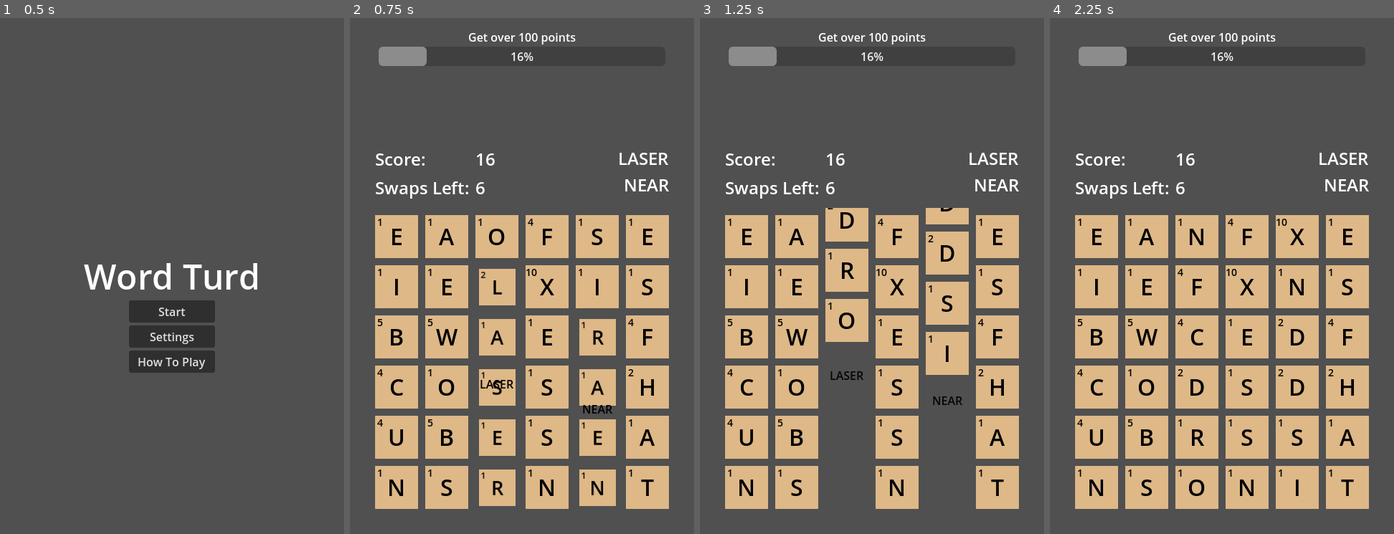
Above: before the commit, frames 1-4 (left to right).
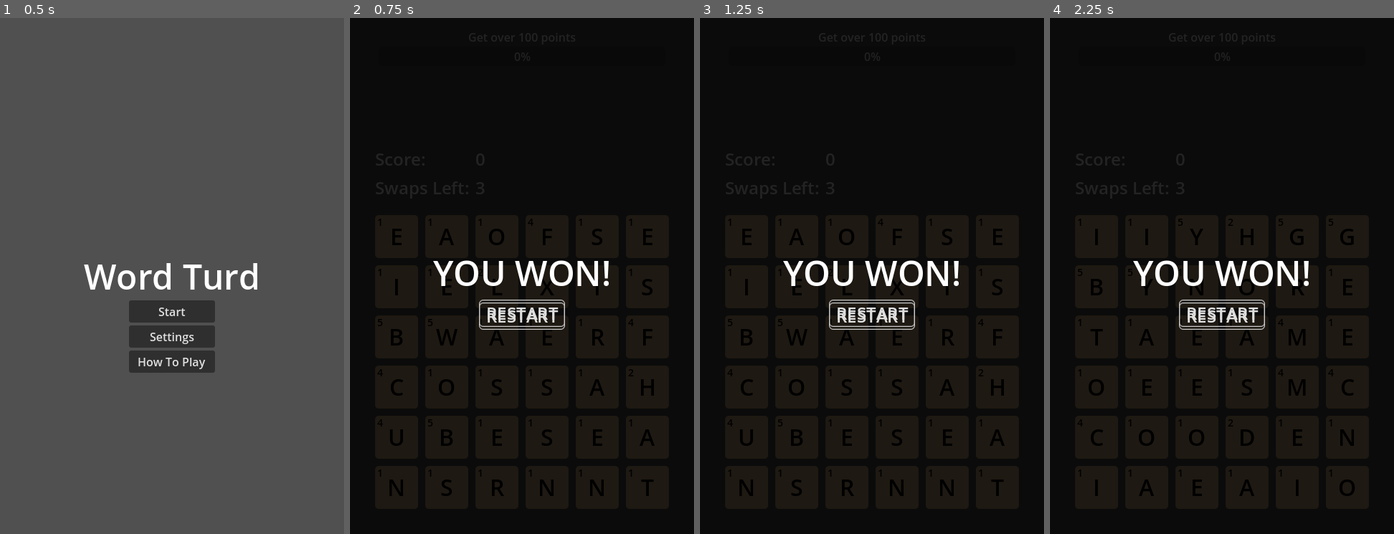
Above: after the commit, the same moments.

Repository: shymmetry/word_game
Game: Godot game, scene res://scenes/menu/menu.tscn
The game is run twice, just before and just after one commit, with the same random seed, the same clock (stepped at 60 frames per second) and the same inputs.
Inputs (mouse positions are in pixels of both pictures, inside the frame that each line leads up to):
- Up to frame 1 (0.5 s): no input
- Up to frame 2 (0.75 s): click "Start" at 0.5 s
- Up to frame 3 (1.25 s): no input
- Up to frame 4 (2.25 s): click (1222, 312) at 1.25 s, where only the run after the commit has a clickable "RESTART"; click (1222, 312) at 2 s, where only the run after the commit has a clickable "RESTART"

Frame 1 is identical in both runs. In frame 2, 98% of the frame differs, in the area x 0-100%, y 0-100%; in frame 3, 99%; in frame 4, 99%.

Commit message:
changed how tile swapping user input works; added drag to select word

Diff:
--- a/const/Signals.gd
+++ b/const/Signals.gd
@@ -3,4 +3,4 @@
 signal ExplodeFinished
 signal DropFinished
 signal StartGame
-signal FindAndRemoveWords
+signal GuessWord
--- /dev/null
+++ b/const/enums.gd
@@ -0,0 +1,8 @@
+extends Node
+
+enum WIN_TYPES {
+	SCORE,
+	WORD_SCORE,
+	WORD_TOPIC,
+	WORD_SIZE,
+}
--- a/const/globals.gd
+++ b/const/globals.gd
@@ -4,7 +4,10 @@
 var tiles = []
 var score = 0
 var swaps = 1
-var idle = false
+var board_changed = false
+var idle = true
+var selected_tile = null
+var dragged_tiles = []
 
 # Session variables
 var current_level = 0
@@ -16,3 +19,61 @@
 # Player variables
 var high_score = 0
 var completed_levels = []
+
+const default_letter_scores = {
+	"E": 1,
+	"T": 1,
+	"A": 1,
+	"O": 1,
+	"I": 1,
+	"N": 1,
+	"S": 1,
+	"R": 1,
+	"H": 2,
+	"D": 2,
+	"L": 2,
+	"U": 4,
+	"C": 4,
+	"M": 4,
+	"F": 4,
+	"Y": 5,
+	"W": 5,
+	"G": 5,
+	"P": 5,
+	"B": 5,
+	"V": 6,
+	"K": 8,
+	"X": 10,
+	"Q": 10,
+	"J": 10,
+	"Z": 10,
+}
+
+const default_letter_freq = {
+	"E": 1202,
+	"T": 910,
+	"A": 812,
+	"O": 768,
+	"I": 731,
+	"N": 695,
+	"S": 628,
+	"R": 602,
+	"H": 592,
+	"D": 432,
+	"L": 398,
+	"U": 288,
+	"C": 271,
+	"M": 261,
+	"F": 230,
+	"Y": 211,
+	"W": 209,
+	"G": 203,
+	"P": 182,
+	"B": 149,
+	"V": 111,
+	"K": 69,
+	"X": 17,
+	"Q": 11,
+	"J": 10,
+	"Z": 7
+}
--- a/const/letters.gd
+++ b/const/letters.gd
@@ -5,76 +5,18 @@
 
 func _init():
 	# Populate letter probability selector
-	for letter in Letters.letter_freq:
-		var freq = Letters.letter_freq[letter]
+	for letter in Globals.level_data.letter_freq:
+		var freq = Globals.level_data.letter_freq[letter]
 		letter_picker_freq_total += freq
 
 func rand_char():
 	var rand_num = randi() % letter_picker_freq_total
 	var sum = 0
 	var selected_letter = "?"
-	for letter in letter_freq:
-		sum += letter_freq[letter]
+	for letter in Globals.level_data.letter_freq:
+		sum += Globals.level_data.letter_freq[letter]
 		if sum >= rand_num:
 			selected_letter = letter
 			break
 
 	return selected_letter
-
-const letter_scores = {
-	"E": 1,
-	"T": 1,
-	"A": 1,
-	"O": 1,
-	"I": 1,
-	"N": 1,
-	"S": 1,
-	"R": 1,
-	"H": 2,
-	"D": 2,
-	"L": 2,
-	"U": 4,
-	"C": 4,
-	"M": 4,
-	"F": 4,
-	"Y": 5,
-	"W": 5,
-	"G": 5,
-	"P": 5,
-	"B": 5,
-	"V": 6,
-	"K": 8,
-	"X": 10,
-	"Q": 10,
-	"J": 10,
-	"Z": 10,
-}
-
-const letter_freq = {
-	"E": 1202,
-	"T": 910,
-	"A": 812,
-	"O": 768,
-	"I": 731,
-	"N": 695,
-	"S": 628,
-	"R": 602,
-	"H": 592,
-	"D": 432,
-	"L": 398,
-	"U": 288,
-	"C": 271,
-	"M": 261,
-	"F": 230,
-	"Y": 211,
-	"W": 209,
-	"G": 203,
-	"P": 182,
-	"B": 149,
-	"V": 111,
-	"K": 69,
-	"X": 17,
-	"Q": 11,
-	"J": 10,
-	"Z": 7
-}
--- a/const/levels/level1.gd
+++ b/const/levels/level1.gd
@@ -1,19 +1,12 @@
 extends Node
 class_name Level1
-
-enum WIN_TYPES {
-	SCORE,
-	WORD_SCORE,
-	WORD_TOPIC,
-	WORD_SIZE,
-}
 
 const rows = 6
 const cols = 6
 const tile_size = 60
 const padding = 10
 
-const win_type = WIN_TYPES.SCORE
+const win_type = E.WIN_TYPES.SCORE
 const win_threshold = 100
 const win_text = "Get over 100 points"
 const starting_swaps = 3
@@ -31,31 +24,5 @@
 	6: 5,
 }
 
-const letter_scores = {
-	"E": 1,
-	"T": 1,
-	"A": 1,
-	"O": 1,
-	"I": 1,
-	"N": 1,
-	"S": 1,
-	"R": 1,
-	"H": 2,
-	"D": 2,
-	"L": 2,
-	"U": 4,
-	"C": 4,
-	"M": 4,
-	"F": 4,
-	"Y": 5,
-	"W": 5,
-	"G": 5,
-	"P": 5,
-	"B": 5,
-	"V": 6,
-	"K": 8,
-	"X": 10,
-	"Q": 10,
-	"J": 10,
-	"Z": 10,
-}
+const letter_scores = Globals.default_letter_scores
+const letter_freq = Globals.default_letter_freq
--- a/project.godot
+++ b/project.godot
@@ -19,6 +19,7 @@
 
 Signals="*res://const/Signals.gd"
 Globals="*res://const/globals.gd"
+E="*res://const/enums.gd"
 
 [display]
 
--- a/scenes/game/ScoreArea.gd
+++ b/scenes/game/ScoreArea.gd
@@ -3,16 +3,6 @@
 const Letters = preload("res://const/letters.gd")
 
 var matched_words = []
-var swap_bonus = {
-	4: 1,
-	5: 2,
-	6: 5,
-}
-var word_length_score_multiplier = {
-	4: 1,
-	5: 2,
-	6: 5,
-}
 
 # Called when the node enters the scene tree for the first time.
 func _process(delta):
@@ -26,12 +16,12 @@
 	# Update score
 	var score_up = 0
 	for char in word:
-		score_up += Letters.letter_scores.get(char)
-	score_up = score_up * word_length_score_multiplier.get(word.length())
+		score_up += Globals.level_data.letter_scores.get(char)
+	score_up = score_up * Globals.level_data.word_length_score_multiplier.get(word.length())
 	Globals.score += score_up
 
 	# Update swap count
-	var bonus = swap_bonus.get(word.length())
+	var bonus = Globals.level_data.swap_bonus.get(word.length())
 	assert(bonus)
 	Globals.swaps += bonus
 
--- a/scenes/game/TileGrid.gd
+++ b/scenes/game/TileGrid.gd
@@ -5,9 +5,9 @@
 const EnglishDict = preload("res://scripts/dict.gd")
 const Letters = preload("res://const/letters.gd")
 
-var letters = Letters.new()
-var words = EnglishDict.new().words
-var exploding_points = {}
+var letters = null
+var words = null
+var exploding_tiles = {}
 var exploding_tiles_done = 0
 var dropping_tiles_done = 0
 
@@ -18,13 +18,31 @@
 	Globals.swaps = Globals.level_data.starting_swaps
 	Globals.score = 0
 
+	letters = Letters.new()
+	words = EnglishDict.new().words
+
 func _ready():
 	init_tiles()
-	find_and_remove_words()
 	Signals.connect('ExplodeFinished', explode_finished)
 	Signals.connect('DropFinished', drop_finished)
 	Signals.connect('StartGame', reset)
-	Signals.connect('FindAndRemoveWords', find_and_remove_words)
+	Signals.connect('GuessWord', guess_word)
+
+func _process(delta):
+	# Perform any necessary checks when the state of the board changes
+	if Globals.board_changed:
+		if has_won():
+			$"../../WinScreenCL/WinScreen".show()
+		elif Globals.swaps <= 0 and get_all_words().size() == 0:
+			$"../../GameOverCL/GameOver/VBoxContainer/Score".text = "Score: %s" % Globals.score
+			$"../../GameOverCL/GameOver".show()
+		Globals.board_changed = false
+
+func has_won():
+	match Globals.level_data.win_type:
+		E.WIN_TYPES.SCORE:
+			return Globals.score >= Globals.level_data.win_threshold
+	return false
 
 func init_tiles():
 	Globals.tiles = []
@@ -41,69 +59,74 @@
 	$"../../GameOverCL/GameOver".hide()
 	get_tree().reload_current_scene()
 
+func guess_word():
+	var word1 = ""; var word2 = ""
+	for tile in Globals.dragged_tiles:
+		var letter = tile.get_node("Letter").text
+		word1 = word1 + letter
+		word2 = letter + word2
+
+	if is_word(word1):
+		remove_words([{"str": word1, "tiles": Globals.dragged_tiles}])
+	elif is_word(word2):
+		remove_words([{"str": word2, "tiles": Globals.dragged_tiles}])
+
 func find_and_remove_words():
 	Globals.idle = false
-	var found_words = get_all_words()
-	exploding_points = {}
-	for word in found_words:
+	remove_words(get_all_words())
+
+func remove_words(words_to_remove):
+	exploding_tiles = {}
+	for word in words_to_remove:
 		$"../../ScoreArea".score_word(word.str)
 
 		var new_word_pop = word_pop.instantiate()
 		new_word_pop.update_word(word.str)
 		# Need to add the parents position since the CanvasLayer of the
 		# word_pop doesn't have (0,0) as it's parents position
-		var center = center_of_points(word.points)
+		var center = center_of_points(word.tiles)
 		var parent_pos = get_parent().position
 		new_word_pop.set_position(center + parent_pos)
 
 		add_child(new_word_pop)
 
-		for point in word.points:
-			exploding_points[point] = null
-
-	if exploding_points.size() > 0:
-		# Remove all the points that were matched
-		for point in exploding_points:
-			var tile = Globals.tiles[point.x][point.y]
-			tile.explode()
-			exploding_tiles_done += 1
-			Globals.tiles[point.x][point.y] = null
-	else:
-		# The effective end of the word checking loop.
-		if Globals.swaps <= 0:
-			$"../../GameOverCL/GameOver/VBoxContainer/Score".text = "Score: %s" % Globals.score
-			$"../../GameOverCL/GameOver".show()
-		Globals.idle = true
-
-func center_of_points(points):
-	var point1 = points[0]
-	var point2 = points[points.size()-1]
+		for tile in word.tiles:
+			exploding_tiles[tile] = null
+
+	# Remove all the points that were matched
+	for tile in exploding_tiles:
+		tile.explode()
+		exploding_tiles_done += 1
+
+func center_of_points(tiles):
+	var tile1 = tiles[0]
+	var tile2 = tiles[tiles.size()-1]
 	# Get the average of the first and last nodes to get the middle. Add
 	# 1 to center the point.
 	# Subtract half of size from the end to center
 	# Add half of padding to account for sides of tile grid
-	var x = (abs(point1.x+point2.x+1)/2.0)*(Globals.level_data.tile_size+Globals.level_data.padding)-40+Globals.level_data.padding/2
-	var y = (abs(point1.y+point2.y+1)/2.0)*(Globals.level_data.tile_size+Globals.level_data.padding)-20+Globals.level_data.padding/2
+	var x = (abs(tile1.col+tile2.col+1)/2.0)*(Globals.level_data.tile_size+Globals.level_data.padding)-40+Globals.level_data.padding/2
+	var y = (abs(tile1.row+tile2.row+1)/2.0)*(Globals.level_data.tile_size+Globals.level_data.padding)-20+Globals.level_data.padding/2
 	return Vector2(x, y)
 
 func explode_finished():
 	exploding_tiles_done -= 1
 	if exploding_tiles_done == 0:
 		# Remove exploded tiles
-		for removed_point in exploding_points:
-			Globals.tiles[removed_point.x][removed_point.y] == null
+		for removed_tile in exploding_tiles:
+			Globals.tiles[removed_tile.col][removed_tile.row] == null
 
 		# Add tiles to top
-		var new_tiles = populate_tiles(exploding_points)
-
-		drop_tiles(exploding_points, new_tiles)
-
-func populate_tiles(removed_points: Dictionary):
+		var new_tiles = populate_tiles(exploding_tiles)
+
+		drop_tiles(exploding_tiles, new_tiles)
+
+func populate_tiles(removed_tiles):
 	# Adds new tiles for each given removed point. The created tiles are placed
 	# in new negative y rows.
 	var col_totals = []; col_totals.resize(Globals.level_data.cols); col_totals.fill(0)
-	for removed_point in removed_points:
-		col_totals[removed_point.x] += 1
+	for removed_tile in removed_tiles:
+		col_totals[removed_tile.col] += 1
 
 	var new_tiles = []
 	for col in Globals.level_data.cols:
@@ -116,7 +139,7 @@
 
 	return new_tiles
 
-func drop_tiles(removed_points: Dictionary, new_tiles: Array):
+func drop_tiles(removed_tiles: Dictionary, new_tiles: Array):
 	# 2D array of the number of spaces each tile needs to drop
 	var drops = []
 	for i in range(0, Globals.level_data.cols):
@@ -124,10 +147,10 @@
 		drops.append(col)
 
 	# Calculate the number of spaces each tile must fall.
-	for removed_point in removed_points:
+	for removed_tile in removed_tiles:
 		# Drop every space above a removed point
-		for y in range(0, removed_point.y):
-			drops[removed_point.x][y] = drops[removed_point.x][y] + 1
+		for y in range(0, removed_tile.row):
+			drops[removed_tile.col][y] = drops[removed_tile.col][y] + 1
 
 	# Drop the tiles
 	dropping_tiles_done = 0
@@ -157,8 +180,8 @@
 func drop_finished():
 	dropping_tiles_done -= 1
 	if dropping_tiles_done == 0:
-		# Loop word removal
-		find_and_remove_words()
+		# Allow for actions
+		Globals.idle = true
 
 func get_all_words():
 	# Gets all the words on the board starting from any letter
@@ -174,7 +197,7 @@
 	# Gets the longest word starting at a given point and going in a given
 	# direction. If no word is found null is returned.
 	var str = ""
-	var points = []
+	var word_tiles = []
 	var xrange
 	var yrange
 	match xdif:
@@ -193,8 +216,8 @@
 	if !longest_str: return null
 
 	for i in range(0, longest_str.length()):
-		points.append({"x": x+(i*xdif), "y": y+(i*ydif)})
-	return {"str": longest_str, "points": points}
+		word_tiles.append(Globals.tiles[x+(i*xdif)][y+(i*ydif)])
+	return {"str": longest_str, "tiles": word_tiles}
 
 func get_letter(x: int, y: int):
 	return Globals.tiles[x][y].get_node("Letter").text
@@ -221,7 +244,7 @@
 	tile.position = Vector2(x, y)
 	var char = letters.rand_char()
 	tile.get_node("Letter").text = char
-	tile.get_node("Score").text = str(Letters.letter_scores.get(char))
+	tile.get_node("Score").text = str(Globals.level_data.letter_scores.get(char))
 	tile.col = col
 	tile.row = row
 
--- a/scenes/game/TileGridContainer.gd
+++ b/scenes/game/TileGridContainer.gd
@@ -1,11 +1,7 @@
 extends ReferenceRect
 
-var lifted = null
-var lifted_point = null
-var lifted_position = null
-var swap_tile = null
-var swap_position = null
-var swap_direction = null
+var clicked_tile = null
+var last_hover_tile = null
 
 # Handles all mouse input for the TileGrid
 func _unhandled_input(event):
@@ -13,88 +9,73 @@
 	if event is InputEventMouseButton \
 			and event.button_index == MOUSE_BUTTON_LEFT \
 			and not event.pressed:
-		# If there is a swap tile perform the swap. Else just clear.
-		if swap_tile:
-			var xdif = get_local_mouse_position().x - lifted_point.x
-			var ydif = get_local_mouse_position().y - lifted_point.y
-			var max_dif = max(abs(xdif), abs(ydif))
-			var min_dist = (Globals.level_data.tile_size + Globals.level_data.padding) / 2
-			if max_dif > min_dist:
-				var lifted_col = lifted.col
-				var lifted_row = lifted.row
-				Globals.tiles[lifted_col][lifted_row] = swap_tile
-				Globals.tiles[swap_tile.col][swap_tile.row] = lifted
-				lifted.col = swap_tile.col; lifted.row = swap_tile.row
-				swap_tile.col = lifted_col; swap_tile.row = lifted_row
-				lifted.position = swap_position
-				swap_tile.position = lifted_position
-				$"../ScoreArea".count_swap()
-				Signals.emit_signal("FindAndRemoveWords")
+		var end_tile = get_tile_at_point(get_local_mouse_position())
+
+		# A tile was selected already for swapping
+		if Globals.selected_tile:
+			# Only handle if the tile to swap to was clicked and adjacent
+			if end_tile == clicked_tile \
+					and is_adjacent(Globals.selected_tile, end_tile) \
+					and Globals.swaps > 0:
+				swap_tiles(Globals.selected_tile, end_tile)
+			Globals.selected_tile = null
+		else:
+			# A single tile was selected for swapping
+			if end_tile == clicked_tile:
+				Globals.selected_tile = end_tile
+			# A different tile was selected for word guess
 			else:
-				lifted.position = lifted_position
-				swap_tile.position = swap_position
-		lifted = null; lifted_point = null; lifted_position = null
-		swap_tile = null; swap_position = null; swap_direction = null
+				if Globals.dragged_tiles.size() >= Globals.level_data.min_word_length:
+					Signals.emit_signal("GuessWord")
+		clicked_tile = null; last_hover_tile = null; Globals.dragged_tiles = []
 
-	# Handle mouse for picking up a tile
+	# Handle mouse for clicking a tile
 	if event is InputEventMouseButton \
-			and event.button_index == MOUSE_BUTTON_LEFT \
-			and event.pressed:
-		var can_swap = Globals.idle and Globals.swaps > 0
-		if event.button_index == MOUSE_BUTTON_LEFT and event.pressed and can_swap:
-			lifted_point = get_local_mouse_position()
-			lifted = get_tile_at_point(lifted_point)
-			lifted_position = lifted.position
+		and event.button_index == MOUSE_BUTTON_LEFT \
+		and event.pressed \
+		and Globals.idle:
+			clicked_tile = get_tile_at_point(get_local_mouse_position())
 
 	# Handle mouse movement for dragging tiles
-	if lifted and event is InputEventMouseMotion:
-		var xdif = get_local_mouse_position().x - lifted_point.x
-		var ydif = get_local_mouse_position().y - lifted_point.y
-		if abs(xdif) > abs(ydif):
-			if xdif > 0: #right
-				if lifted.col == Globals.level_data.cols - 1: return
-				if swap_direction != "right":
-					swap_direction = "right"
-					if swap_tile:
-						swap_tile.position = swap_position
-					swap_tile = Globals.tiles[lifted.col+1][lifted.row]
-					swap_position = swap_tile.position
-			else: #left
-				if lifted.col == 0: return
-				if swap_direction != "left":
-					swap_direction = "left"
-					if swap_tile:
-						swap_tile.position = swap_position
-					swap_tile = Globals.tiles[lifted.col-1][lifted.row]
-					swap_position = swap_tile.position
-			var move = min(abs(xdif), Globals.level_data.tile_size + Globals.level_data.padding) * sign(xdif)
-			lifted.position.x = lifted_position.x + move
-			lifted.position.y = lifted_position.y
-			swap_tile.position.x = swap_position.x - move
-		else:
-			if ydif > 0: #down
-				if lifted.row == Globals.level_data.rows - 1: return
-				if swap_direction != "down":
-					swap_direction = "down"
-					if swap_tile:
-						swap_tile.position = swap_position
-					swap_tile = Globals.tiles[lifted.col][lifted.row+1]
-					swap_position = swap_tile.position
-			else: #up
-				if lifted.row == 0: return
-				if swap_direction != "up":
-					swap_direction = "up"
-					if swap_tile:
-						swap_tile.position = swap_position
-					swap_tile = Globals.tiles[lifted.col][lifted.row-1]
-					swap_position = swap_tile.position
-			var move = min(abs(ydif), Globals.level_data.tile_size + Globals.level_data.padding) * sign(ydif)
-			lifted.position.x = lifted_position.x
-			lifted.position.y = lifted_position.y + move
-			swap_tile.position.y = swap_position.y - move
+	if clicked_tile and event is InputEventMouseMotion:
+		var hover_tile = get_tile_at_point(get_local_mouse_position())
+		if hover_tile != last_hover_tile:
+			last_hover_tile = hover_tile
+			var samecol = hover_tile.col == clicked_tile.col
+			var samerow = hover_tile.row == clicked_tile.row
+
+			if samecol != samerow:
+				var dragged_tiles = []
+				for col in range(min(hover_tile.col, clicked_tile.col), max(hover_tile.col, clicked_tile.col) + 1):
+					for row in range(min(hover_tile.row, clicked_tile.row), max(hover_tile.row, clicked_tile.row) + 1):
+						dragged_tiles.append(Globals.tiles[col][row])
+				Globals.dragged_tiles = dragged_tiles
+			else:
+				# If dragged to an invalid tile, clear
+				Globals.dragged_tiles = []
+
+func swap_tiles(tile1, tile2):
+	var tile1_col = tile1.col; var tile1_row = tile1.row
+	var tile1_position = tile1.position
+	Globals.tiles[tile1_col][tile1_row] = tile2
+	Globals.tiles[tile2.col][tile2.row] = tile1
+	tile1.col = tile2.col; tile1.row = tile2.row
+	tile2.col = tile1_col; tile2.row = tile1_row
+	$"../ScoreArea".count_swap()
+
+	# Perform visual swap (prevent other actions while this is happening)
+	Globals.idle = false
+	var tween = create_tween()
+	tween.tween_property(tile1, "position", tile2.position, 0.25)
+	tween.parallel().tween_property(tile2, "position", tile1_position, 0.25)
+	tween.tween_callback(func(): Globals.idle = true)
+
+func is_adjacent(tile1, tile2):
+	var coldif = abs(tile1.col - tile2.col)
+	var rowdif = abs(tile1.row - tile2.row)
+	return coldif + rowdif == 1
 
 func get_tile_at_point(position):
 	var col = floor((position.x-Globals.level_data.padding/2) / (Globals.level_data.tile_size+Globals.level_data.padding))
 	var row = floor((position.y-Globals.level_data.padding/2) / (Globals.level_data.tile_size+Globals.level_data.padding))
-	assert(col < Globals.level_data.cols and row < Globals.level_data.rows)
-	return Globals.tiles[col][row]
+	return Globals.tiles[min(col, Globals.level_data.cols-1)][min(row, Globals.level_data.rows-1)]
--- a/scenes/game/game.tscn
+++ b/scenes/game/game.tscn
@@ -166,3 +166,75 @@
 theme_override_styles/normal = ExtResource("4_d6ar4")
 text = "RESTART"
 script = ExtResource("5_yumyw")
+
+[node name="WinScreenCL" type="CanvasLayer" parent="ColorRect"]
+
+[node name="WinScreen" type="ColorRect" parent="ColorRect/WinScreenCL"]
+anchors_preset = 15
+anchor_right = 1.0
+anchor_bottom = 1.0
+grow_horizontal = 2
+grow_vertical = 2
+color = Color(0, 0, 0, 0.862745)
+
+[node name="VBoxContainer" type="VBoxContainer" parent="ColorRect/WinScreenCL/WinScreen"]
+layout_mode = 1
+anchors_preset = 8
+anchor_left = 0.5
+anchor_top = 0.5
+anchor_right = 0.5
+anchor_bottom = 0.5
+offset_left = -138.0
+offset_top = -68.0
+offset_right = 138.0
+offset_bottom = 68.0
+grow_horizontal = 2
+grow_vertical = 2
+alignment = 1
+
+[node name="WinLabel" type="Label" parent="ColorRect/WinScreenCL/WinScreen/VBoxContainer"]
+layout_mode = 2
+text = "YOU WON!"
+label_settings = SubResource("LabelSettings_2lkm2")
+horizontal_alignment = 1
+vertical_alignment = 1
+
+[node name="MenuButton" type="Control" parent="ColorRect/WinScreenCL/WinScreen/VBoxContainer"]
+layout_mode = 2
+
+[node name="Button" type="Button" parent="ColorRect/WinScreenCL/WinScreen/VBoxContainer/MenuButton"]
+layout_mode = 1
+anchors_preset = 8
+anchor_left = 0.5
+anchor_top = 0.5
+anchor_right = 0.5
+anchor_bottom = 0.5
+offset_left = -60.0
+offset_right = 60.0
+offset_bottom = 38.0
+grow_horizontal = 2
+grow_vertical = 2
+theme_override_font_sizes/font_size = 24
+theme_override_styles/normal = ExtResource("4_d6ar4")
+text = "RESTART"
+script = ExtResource("5_yumyw")
+
+[node name="NextLevelButton" type="Control" parent="ColorRect/WinScreenCL/WinScreen/VBoxContainer"]
+layout_mode = 2
+
+[node name="Button" type="Button" parent="ColorRect/WinScreenCL/WinScreen/VBoxContainer/NextLevelButton"]
+layout_mode = 1
+anchors_preset = 8
+anchor_left = 0.5
+anchor_top = 0.5
+anchor_right = 0.5
+anchor_bottom = 0.5
+offset_left = -60.0
+offset_right = 60.0
+offset_bottom = 38.0
+grow_horizontal = 2
+grow_vertical = 2
+theme_override_font_sizes/font_size = 24
+theme_override_styles/normal = ExtResource("4_d6ar4")
+text = "RESTART"
+script = ExtResource("5_yumyw")
--- a/scenes/game/tile.gd
+++ b/scenes/game/tile.gd
@@ -5,6 +5,10 @@
 # GAME MUST UPDATE THESE
 var row = -1
 var col = -1
+
+var tile_style = preload("res://tres/tile.tres")
+var tile_clicked_style = preload("res://tres/tile_clicked.tres")
+var tile_dragged_style = preload("res://tres/tile_dragged.tres")
 
 func set_letter(char: String):
 	$Letter.text = char
@@ -25,10 +29,15 @@
 func destroy():
 	queue_free()
 
-# Called when the node enters the scene tree for the first time.
-func _ready():
-	pass
-
 # Called every frame. 'delta' is the elapsed time since the previous frame.
 func _process(delta):
-	pass
+	var stylebox = self.get_theme_stylebox("panel")
+	if Globals.selected_tile == self:
+		if stylebox != tile_clicked_style:
+			self.add_theme_stylebox_override("panel", tile_clicked_style)
+	elif Globals.dragged_tiles.has(self):
+		if stylebox != tile_dragged_style:
+			self.add_theme_stylebox_override("panel", tile_dragged_style)
+	else:
+		if stylebox != tile_style:
+			self.add_theme_stylebox_override("panel", tile_style)
--- a/scenes/game/tile.tscn
+++ b/scenes/game/tile.tscn
@@ -1,5 +1,6 @@
-[gd_scene load_steps=6 format=3 uid="uid://cjn0ohfkaqqbp"]
+[gd_scene load_steps=7 format=3 uid="uid://cjn0ohfkaqqbp"]
 
+[ext_resource type="StyleBox" uid="uid://cumsb3w1jkw7v" path="res://tres/tile_dragged.tres" id="1_cfqcs"]
 [ext_resource type="Script" path="res://scenes/game/tile.gd" id="1_wmhhy"]
 
 [sub_resource type="LabelSettings" id="LabelSettings_x1tu2"]
@@ -48,19 +49,8 @@
 offset_bottom = 60.0
 pivot_offset = Vector2(30, 30)
 mouse_filter = 2
+theme_override_styles/panel = ExtResource("1_cfqcs")
 script = ExtResource("1_wmhhy")
-
-[node name="ColorRect" type="ColorRect" parent="."]
-layout_mode = 1
-anchors_preset = 15
-anchor_right = 1.0
-anchor_bottom = 1.0
-grow_horizontal = 2
-grow_vertical = 2
-pivot_offset = Vector2(30, 30)
-mouse_filter = 2
-color = Color(0.870588, 0.721569, 0.529412, 1)
-metadata/_edit_use_anchors_ = true
 
 [node name="Letter" type="Label" parent="."]
 modulate = Color(0, 0, 0, 1)
--- /dev/null
+++ b/tres/tile.tres
@@ -0,0 +1,9 @@
+[gd_resource type="StyleBoxFlat" format=3 uid="uid://b5k3ga3wpywrm"]
+
+[resource]
+bg_color = Color(0.870588, 0.721569, 0.529412, 1)
+border_blend = true
+corner_radius_top_left = 5
+corner_radius_top_right = 5
+corner_radius_bottom_right = 5
+corner_radius_bottom_left = 5
--- /dev/null
+++ b/tres/tile_clicked.tres
@@ -0,0 +1,13 @@
+[gd_resource type="StyleBoxFlat" format=3 uid="uid://b6scl6weh6pev"]
+
+[resource]
+bg_color = Color(0.870588, 0.721569, 0.529412, 1)
+border_width_left = 8
+border_width_top = 8
+border_width_right = 8
+border_width_bottom = 8
+border_blend = true
+corner_radius_top_left = 5
+corner_radius_top_right = 5
+corner_radius_bottom_right = 5
+corner_radius_bottom_left = 5
--- /dev/null
+++ b/tres/tile_dragged.tres
@@ -0,0 +1,9 @@
+[gd_resource type="StyleBoxFlat" format=3 uid="uid://cumsb3w1jkw7v"]
+
+[resource]
+bg_color = Color(1, 0.917647, 0.823529, 1)
+border_blend = true
+corner_radius_top_left = 5
+corner_radius_top_right = 5
+corner_radius_bottom_right = 5
+corner_radius_bottom_left = 5
